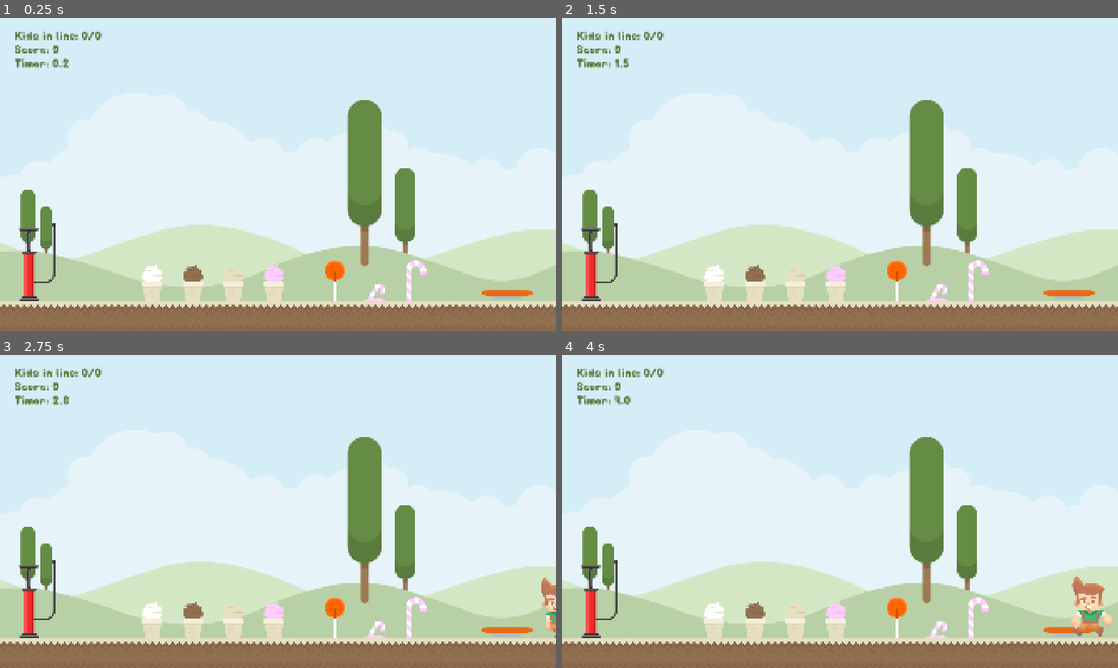
Above: before the commit, frames 1-4 (two rows, left to right).
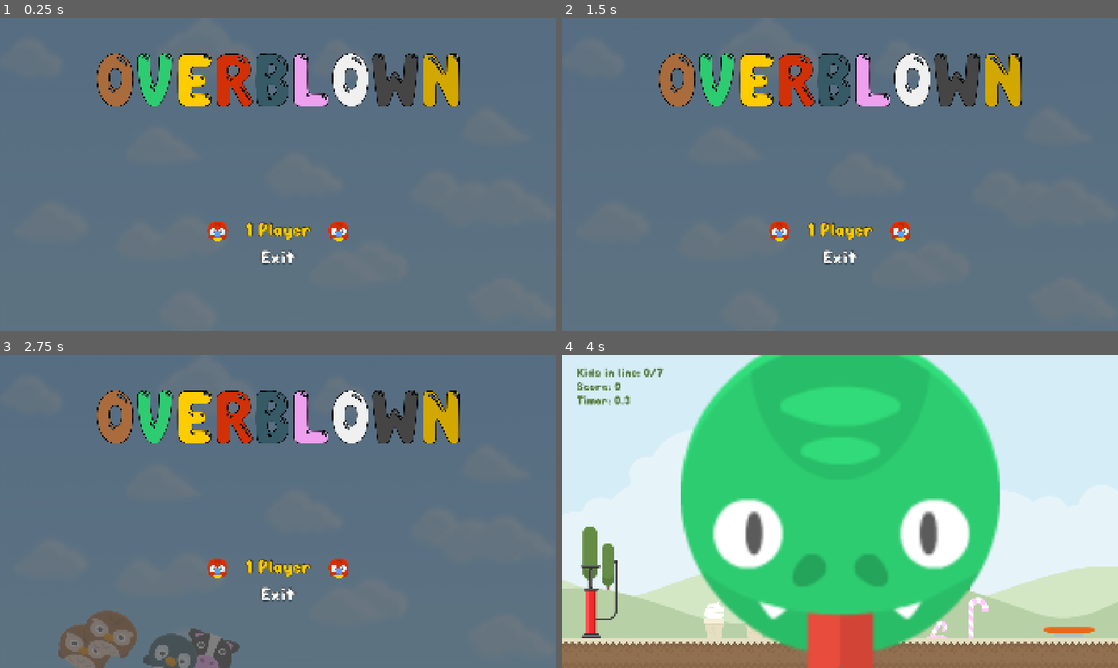
Above: after the commit, the same moments.

Repository: lazaromenezes/zen-jam-10
Game: Godot game, scene res://src/screens/title/title_screen.tscn
Same seed, same stepped clock (60 frames per second), same inputs: the game is played once before the commit and once after it. Before the commit the project starts from res://src/screens/map.tscn.
Inputs (mouse positions are in pixels of both pictures, inside the frame that each line leads up to):
- Up to frame 1 (0.25 s): no input
- Up to frame 2 (1.5 s): click (840, 230) at 0.5 s, where only the run after the commit has a clickable "1 Player"; click (840, 230) at 1.25 s, where only the run after the commit has a clickable "1 Player"
- Up to frame 3 (2.75 s): click (278, 567) at 2 s, where only the run after the commit has a clickable "1 Player"
- Up to frame 4 (4 s): tap Enter (ui_accept) at 2.75, 3.02, 3.77 s

The runs differ from the first frame. In frame 1, 100% of the frame differs, in the area x 0-100%, y 0-100%; in frame 2, 100%; in frame 3, 100%; in frame 4, 46%.
Error before the commit: Invalid access to property or key 'updated_line' on a base object of type 'Nil'. (res://src/ui/hud/hud.gd:12)

Commit message:
Finish game over screen
Experimenting using resources to persist cross-scene data

Diff:
--- a/project.godot
+++ b/project.godot
@@ -11,7 +11,7 @@
 [application]
 
 config/name="Overblown"
-run/main_scene="uid://mt25okssb51x"
+run/main_scene="uid://cpsduhll555xn"
 config/features=PackedStringArray("4.4", "GL Compatibility")
 config/icon="res://icon.svg"
 
--- a/references/itch_cover.svg
+++ b/references/itch_cover.svg
@@ -8,6 +8,11 @@
    version="1.1"
    id="svg1"
    xml:space="preserve"
+   inkscape:export-filename="itch_cover.png"
+   inkscape:export-xdpi="96"
+   inkscape:export-ydpi="96"
+   inkscape:version="1.3.2 (091e20e, 2023-11-25, custom)"
+   sodipodi:docname="itch_cover.svg"
    xmlns:inkscape="http://www.inkscape.org/namespaces/inkscape"
    xmlns:sodipodi="http://sodipodi.sourceforge.net/DTD/sodipodi-0.dtd"
    xmlns:xlink="http://www.w3.org/1999/xlink"
@@ -31,7 +36,44 @@
      inkscape:window-y="-8"
      inkscape:window-maximized="1"
      inkscape:current-layer="layer1" /><defs
-     id="defs1" /><g
+     id="defs1"><filter
+       style="color-interpolation-filters:sRGB;"
+       inkscape:label="Out of Focus"
+       id="filter182"
+       x="-0.029682429"
+       y="-0.036045213"
+       width="1.0593649"
+       height="1.0720904"><feFlood
+         flood-opacity="1"
+         flood-color="rgb(255,255,255)"
+         result="flood"
+         id="feFlood180" /><feColorMatrix
+         in="SourceGraphic"
+         values="1 0 0 0 0 0 1 0 0 0 0 0 1 0 0 -0.2125 -0.7154 -0.0721 1 0 "
+         result="colormatrix1"
+         id="feColorMatrix180" /><feGaussianBlur
+         in="colormatrix1"
+         stdDeviation="20.5226 13.6851"
+         result="blur"
+         id="feGaussianBlur180" /><feColorMatrix
+         in="blur"
+         values="1 0 0 0 0 0 1 0 0 0 0 0 1 0 0 0 0 0 6.44172 -0 "
+         result="colormatrix2"
+         id="feColorMatrix181" /><feBlend
+         in="colormatrix2"
+         in2="BackgroundImage"
+         mode="normal"
+         result="blend"
+         id="feBlend181" /><feComposite
+         in="blend"
+         in2="blend"
+         operator="arithmetic"
+         k2="1"
+         result="composite1"
+         id="feComposite181" /><feComposite
+         in2="SourceGraphic"
+         operator="in"
+         id="feComposite182" /></filter></defs><g
      inkscape:label="Layer 1"
      inkscape:groupmode="layer"
      id="layer1"><rect
--- a/src/objects/floating_board/floating_board.gd
+++ b/src/objects/floating_board/floating_board.gd
@@ -2,13 +2,18 @@
 class_name FloatingBanner
 
 @export var _icons: Array[Texture2D]
+@export var _session: GameSession
 
 func _ready() -> void:
 	%LeftBaloon.texture = _icons.pick_random()
 	%RightBaloon.texture = _icons.pick_random()
 	%Exit.visible = not OS.has_feature("web")
+
 	for button in %Buttons.get_children():
 		button.focus_entered.connect(_on_button_focus.bind(button))
+
+	%Score.text = str(_session.score)
+	%Time.text = "%.1fs" % [_session.time]
 
 func select_first_option() -> void:
 	%PlayAgain.grab_focus()
--- a/src/objects/floating_board/floating_board.tscn
+++ b/src/objects/floating_board/floating_board.tscn
@@ -32,6 +32,7 @@
 [ext_resource type="Texture2D" uid="uid://d1r7ioex0xcy5" path="res://assets/balloons/walrus.png" id="29_6i5nl"]
 [ext_resource type="Texture2D" uid="uid://cvikq8abdxf4s" path="res://assets/balloons/whale.png" id="30_yof1n"]
 [ext_resource type="Texture2D" uid="uid://dba7qeo2kxmks" path="res://assets/balloons/zebra.png" id="31_0dqaa"]
+[ext_resource type="Resource" uid="uid://cdykhipp807g8" path="res://src/resources/game_session.tres" id="32_iwumj"]
 
 [node name="FloatingBoard" type="Control"]
 layout_mode = 3
@@ -50,6 +51,7 @@
 size_flags_vertical = 0
 script = ExtResource("1_qkeec")
 _icons = Array[Texture2D]([ExtResource("2_nps3e"), ExtResource("3_iwumj"), ExtResource("4_8hf23"), ExtResource("5_6l1mj …(648 unchanged characters)…
+_session = ExtResource("32_iwumj")
 
 [node name="VBoxContainer" type="VBoxContainer" parent="."]
 layout_mode = 1
@@ -107,6 +109,38 @@
 horizontal_alignment = 1
 vertical_alignment = 1
 
+[node name="HBoxContainer" type="HBoxContainer" parent="VBoxContainer/BoardContent/MarginContainer/DisplayContent/VBoxContainer"]
+layout_mode = 2
+size_flags_vertical = 3
+
+[node name="Label" type="Label" parent="VBoxContainer/BoardContent/MarginContainer/DisplayContent/VBoxContainer/HBoxContainer"]
+layout_mode = 2
+size_flags_horizontal = 3
+theme_type_variation = &"GameOverLabel"
+theme_override_font_sizes/font_size = 48
+text = "Points:"
+
+[node name="Score" type="Label" parent="VBoxContainer/BoardContent/MarginContainer/DisplayContent/VBoxContainer/HBoxContainer"]
+unique_name_in_owner = true
+layout_mode = 2
+size_flags_horizontal = 3
+theme_type_variation = &"GameOverLabel"
+theme_override_font_sizes/font_size = 48
+
+[node name="Label3" type="Label" parent="VBoxContainer/BoardContent/MarginContainer/DisplayContent/VBoxContainer/HBoxContainer"]
+layout_mode = 2
+size_flags_horizontal = 3
+theme_type_variation = &"GameOverLabel"
+theme_override_font_sizes/font_size = 48
+text = "Time"
+
+[node name="Time" type="Label" parent="VBoxContainer/BoardContent/MarginContainer/DisplayContent/VBoxContainer/HBoxContainer"]
+unique_name_in_owner = true
+layout_mode = 2
+size_flags_horizontal = 3
+theme_type_variation = &"GameOverLabel"
+theme_override_font_sizes/font_size = 48
+
 [node name="Buttons" type="VBoxContainer" parent="VBoxContainer/BoardContent/MarginContainer/DisplayContent/VBoxContainer"]
 unique_name_in_owner = true
 layout_mode = 2
--- a/src/objects/stall/stall.gd
+++ b/src/objects/stall/stall.gd
@@ -34,6 +34,3 @@
 
 func _on_balloon_stop_inflating() -> void:
 	_anim_player.stop()
-
-func _on_line_manager_delay_updated() -> void:
-	pass # Replace with function body.
--- /dev/null
+++ b/src/resources/game_session.gd
@@ -0,0 +1,5 @@
+extends Resource
+class_name GameSession
+
+@export var score: int
+@export var time: float
--- /dev/null
+++ b/src/resources/game_session.tres
@@ -0,0 +1,9 @@
+[gd_resource type="Resource" script_class="GameSession" load_steps=2 format=3 uid="uid://cdykhipp807g8"]
+
+[ext_resource type="Script" uid="uid://c0j7iby3smeo4" path="res://src/resources/game_session.gd" id="1_dstjk"]
+
+[resource]
+script = ExtResource("1_dstjk")
+_score = 0
+_time = 0.0
+metadata/_custom_type_script = ExtResource("1_dstjk")
--- /dev/null
+++ b/src/screens/map.gd
@@ -0,0 +1,7 @@
+extends Node2D
+
+@export var game_session: GameSession
+
+func _ready() -> void:
+	game_session.score = 0
+	game_session.time = 0
--- a/src/screens/map.tscn
+++ b/src/screens/map.tscn
@@ -1,13 +1,17 @@
-[gd_scene load_steps=7 format=3 uid="uid://mt25okssb51x"]
+[gd_scene load_steps=9 format=3 uid="uid://mt25okssb51x"]
 
 [ext_resource type="PackedScene" uid="uid://be1xgfh0oiw3a" path="res://src/screens/world.tscn" id="1_5y8ka"]
+[ext_resource type="Script" uid="uid://dsp581td2r3sc" path="res://src/screens/map.gd" id="1_pxn6c"]
 [ext_resource type="PackedScene" uid="uid://ctma3i7b8fmom" path="res://src/objects/stall/stall.tscn" id="1_rj4je"]
+[ext_resource type="Resource" uid="uid://cdykhipp807g8" path="res://src/resources/game_session.tres" id="2_xt35m"]
 [ext_resource type="PackedScene" uid="uid://ofv6rsepmowu" path="res://src/objects/trampoline/trampoline.tscn" id="3_bnd7t"]
 [ext_resource type="PackedScene" uid="uid://bljutboc7t788" path="res://src/objects/line_manager/line_manager.tscn" id="4_vnbiq"]
 [ext_resource type="PackedScene" uid="uid://xr5vjn6vkac5" path="res://src/ui/hud/hud.tscn" id="5_pxn6c"]
 [ext_resource type="PackedScene" uid="uid://800wfkpanl56" path="res://src/common/music/audio_stream_player.tscn" id="6_xt35m"]
 
 [node name="Map" type="Node2D"]
+script = ExtResource("1_pxn6c")
+game_session = ExtResource("2_xt35m")
 
 [node name="World" parent="." instance=ExtResource("1_5y8ka")]
 
@@ -21,8 +25,12 @@
 [node name="LineManager" parent="." instance=ExtResource("4_vnbiq")]
 position = Vector2(2105, 821)
 
-[node name="HUD" parent="." instance=ExtResource("5_pxn6c")]
+[node name="HUD" parent="." node_paths=PackedStringArray("_line_manager") instance=ExtResource("5_pxn6c")]
 offset_right = 350.0
 offset_bottom = 174.0
+_line_manager = NodePath("../LineManager")
+_session = ExtResource("2_xt35m")
 
 [node name="AudioStreamPlayer" parent="." instance=ExtResource("6_xt35m")]
+
+[connection signal="scored" from="LineManager" to="." method="_on_line_manager_scored"]
--- a/src/ui/hud/hud.gd
+++ b/src/ui/hud/hud.gd
@@ -8,16 +8,21 @@
 
 @onready var _start_time := Time.get_ticks_msec()
 
+@export var _session: GameSession
+
 func _ready() -> void:
 	_line_manager.updated_line.connect(_on_update_in_line_count)
 	_line_manager.scored.connect(_on_update_score)
 	_on_update_in_line_count(0)
 
-func _process(delta: float) -> void:
-	_timer_label.text = "Timer: %.1f" % [(Time.get_ticks_msec() - _start_time)/1000.0]
+func _process(_delta: float) -> void:
+	var time := (Time.get_ticks_msec() - _start_time)/1000.0
+	_timer_label.text = "Timer: %.1f" % [time]
+	_session.time = time
 
 func _on_update_in_line_count(count: int) -> void:
 	_in_line_label.text = "Kids in line: " + str(count) + "/" + str(_line_manager.get_max_kids_inline())
 
 func _on_update_score(score: int) -> void:
 	_score_label.text = "Score: " + str(score)
+	_session.score = score
Not shown: 1 places in src/objects/floating_board/floating_board.tscn that only renumber resources
Not shown, added: src/resources/game_session.gd.uid
Not shown, added: src/screens/map.gd.uid
